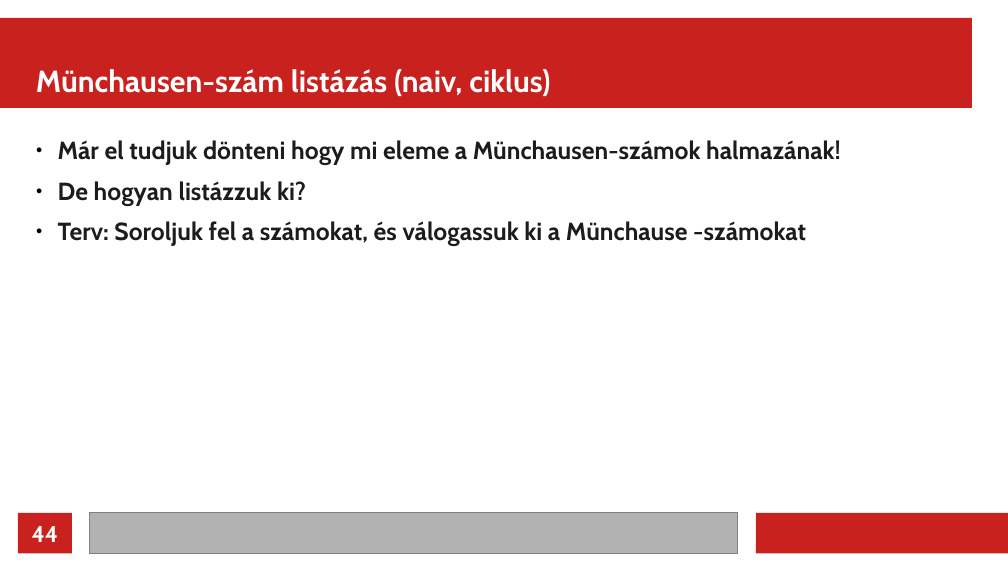
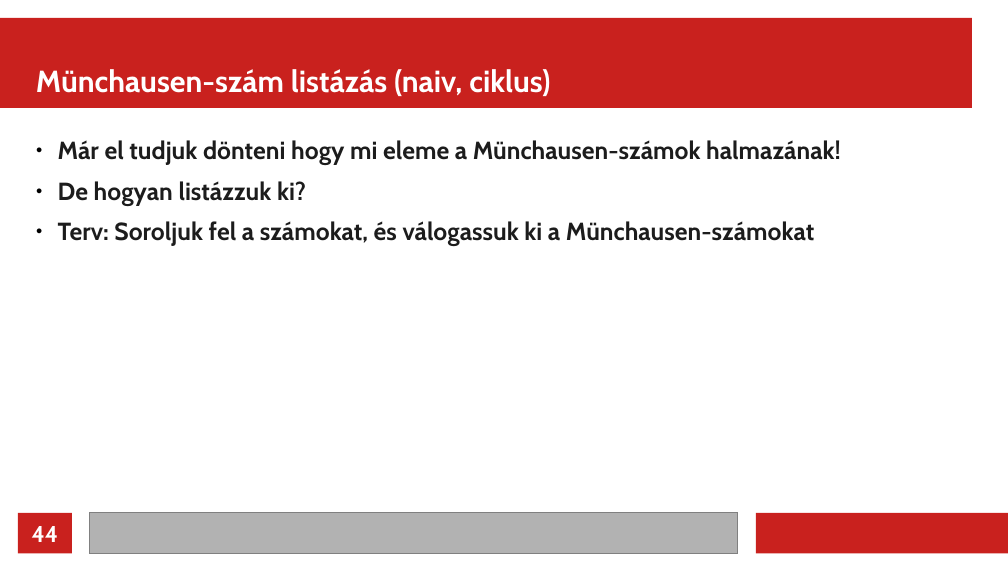
Before and after one commit to rkeeves/munchausen, a slide deck: slide 44 of presentation/munchausen_basic.odp. Drawn at 1008x567 pixels with LibreOffice and Linux fonts; fonts in the diff are those of the drawing. Boxes give left, top, right and bottom in pixels: in the first picture for what was removed or moved away, otherwise in the second. Text is boxed around its words. In the diff, an @@ line names an element or a change of style, - is before the commit and + after.

Commit message:
Grammar and content formatting fixes

```diff
--- a/presentation/munchausen_basic.odp
+++ b/presentation/munchausen_basic.odp
@@ text at bbox=[58, 221, 814, 246]: text changed @@
-● Terv: Soroljuk fel a számokat, és válogassuk ki a Münchause -számokat
+● Terv: Soroljuk fel a számokat, és válogassuk ki a Münchausen-számokat
```
Also in this commit, not shown: 11 other slides changed.
